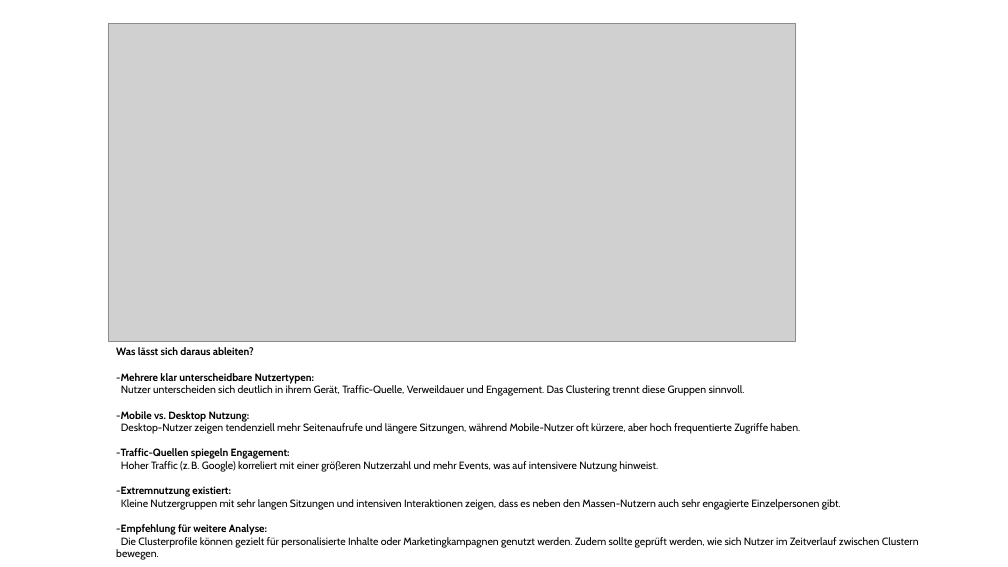
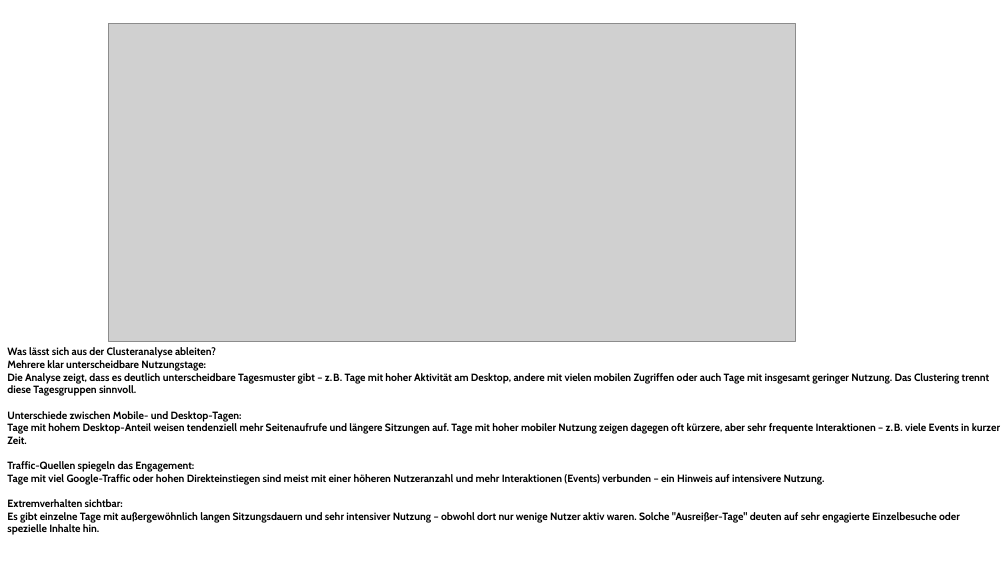
Before and after one commit to AmerorasWorks/Redezeit-Analyse, a slide deck: slide 10 of Präsentation der Analysen.pptx. Drawn at 1008x567 pixels with LibreOffice and Linux fonts; fonts in the diff are those of the drawing; grey boxes stand for pictures. Boxes give left, top, right and bottom in pixels: in the first picture for what was removed or moved away, otherwise in the second. Text is boxed around its words. In the diff, an @@ line names an element or a change of style, - is before the commit and + after.

```diff
--- a/Präsentation der Analysen.pptx
+++ b/Präsentation der Analysen.pptx
@@ text at box(7, 347, 1000, 535): text changed; bold on @@
-Was lässt sich daraus ableiten?
--Mehrere klar unterscheidbare Nutzertypen:
-Nutzer unterscheiden sich deutlich in ihrem Gerät, Traffic-Quelle, Verweildauer und Engagement. Das Clustering trennt diese Gruppen sinnvoll.
--Mobile vs. Desktop Nutzung:
-Desktop-Nutzer zeigen tendenziell mehr Seitenaufrufe und längere Sitzungen, während Mobile-Nutzer oft kürzere, aber hoch frequentierte Zugriffe haben.
--Traffic-Quellen spiegeln Engagement:
-Hoher Traffic (z. B. Google) korreliert mit einer größeren Nutzerzahl und mehr Events, was auf intensivere Nutzung hinweist.
--Extremnutzung existiert:
-Kleine Nutzergruppen mit sehr langen Sitzungen und intensiven Interaktionen zeigen, dass es neben den Massen-Nutzern auch sehr engagierte Einzelpersonen gibt.
--Empfehlung für weitere Analyse:
-Die Clusterprofile können gezielt für personalisierte Inhalte oder Marketingkampagnen genutzt werden. Zudem sollte geprüft werden, wie sich Nutzer im Zeitverlauf zwischen Clustern bewegen.
+Was lässt sich aus der Clusteranalyse ableiten?
+Mehrere klar unterscheidbare Nutzungstage:
+Die Analyse zeigt, dass es deutlich unterscheidbare Tagesmuster gibt – z. B. Tage mit hoher Aktivität am Desktop, andere mit vielen mobilen Zugriffen oder auch Tage mit insgesamt geringer Nutzung. Das Clustering trennt diese Tagesgruppen sinnvoll.
+Unterschiede zwischen Mobile- und Desktop-Tagen:
+Tage mit hohem Desktop-Anteil weisen tendenziell mehr Seitenaufrufe und längere Sitzungen auf. Tage mit hoher mobiler Nutzung zeigen dagegen oft kürzere, aber sehr frequente Interaktionen – z. B. viele Events in kurzer Zeit.
+Traffic-Quellen spiegeln das Engagement:
+Tage mit viel Google-Traffic oder hohen Direkteinstiegen sind meist mit einer höheren Nutzeranzahl und mehr Interaktionen (Events) verbunden – ein Hinweis auf intensivere Nutzung.
+Extremverhalten sichtbar:
+Es gibt einzelne Tage mit außergewöhnlich langen Sitzungsdauern und sehr intensiver Nutzung – obwohl dort nur wenige Nutzer aktiv waren. Solche "Ausreißer-Tage" deuten auf sehr engagierte Einzelbesuche oder spezielle Inhalte hin.
```
Also in this commit, not shown: 3 other slides changed, 2 other files.
